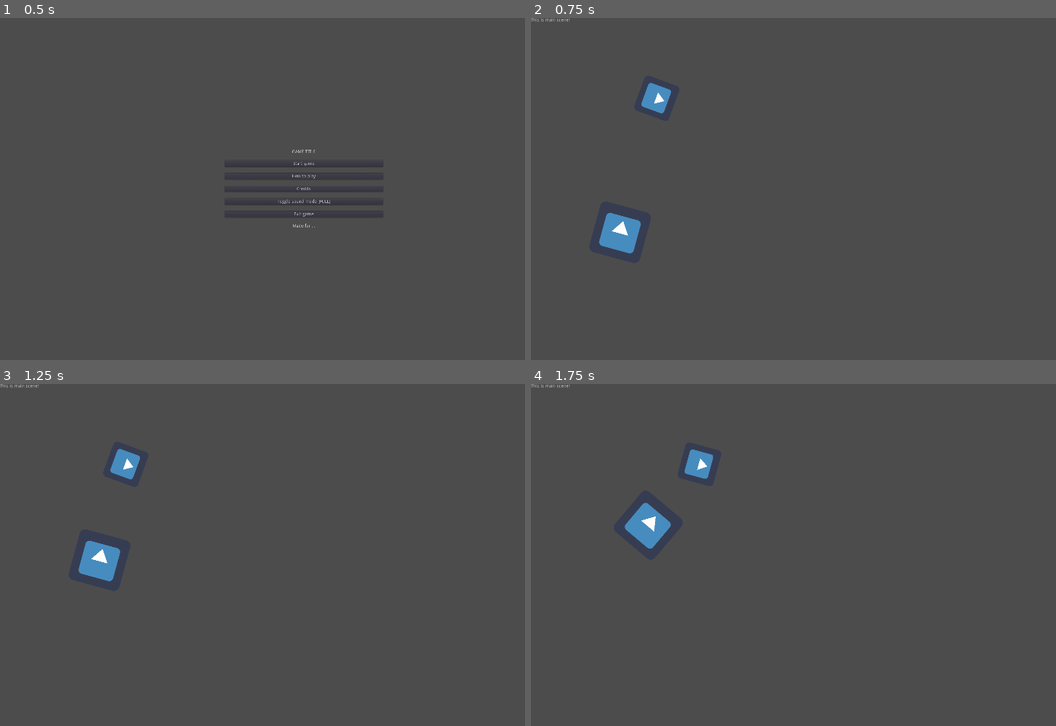
Above: before the commit, frames 1-4 (two rows, left to right).
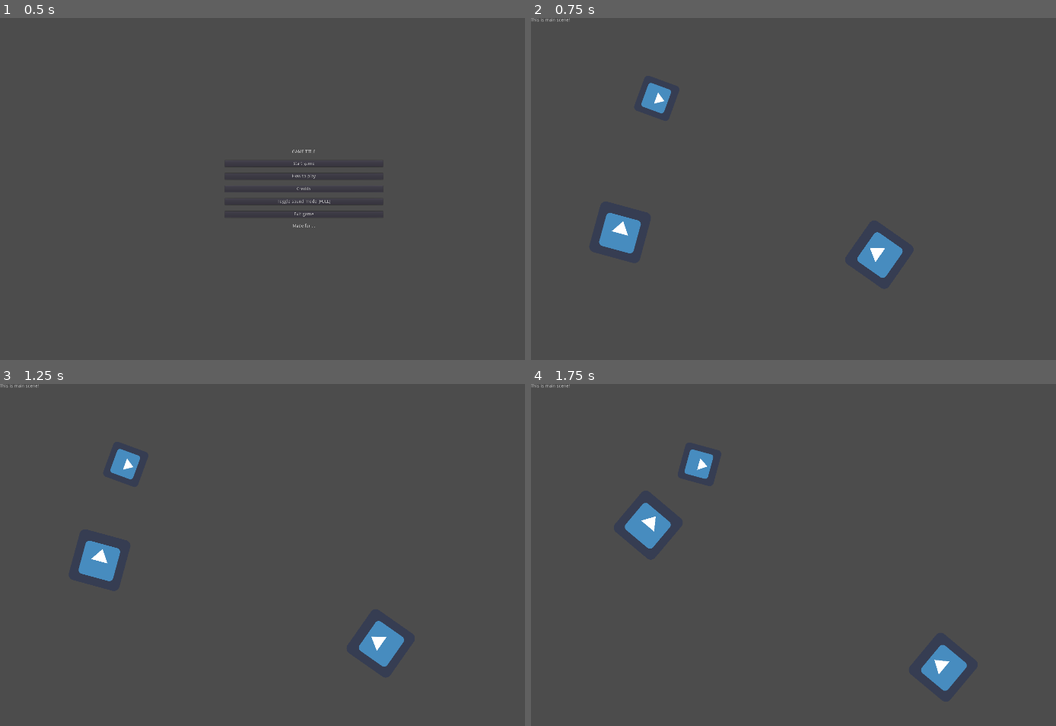
Above: after the commit, the same moments.

Repository: moisesjbc/island-jam-5
Game: Godot game, scene res://menus/main_menu/main_menu.tscn
Two runs of this game, one before a commit and one after it. Both use one fixed random seed, a clock stepped at 60 frames per second and the inputs below. The engine's default icon, where the game draws it, is replaced by a stand-in: a white triangle on a blue panel in a dark square.
Inputs (mouse positions are in pixels of both pictures, inside the frame that each line leads up to):
- Up to frame 1 (0.5 s): no input
- Up to frame 2 (0.75 s): click "Start game" at 0.5 s
- Up to frame 3 (1.25 s): no input
- Up to frame 4 (1.75 s): move the mouse to (966, 537) at 1.27 s; hold Right (ui_right) from 1.28 s (still down)

Frame 1 is identical in both runs. In frame 2, 0.7% of the frame differs, in the area x 62-71%, y 62-76%; in frame 3, 0.7%; in frame 4, 0.7%, in the area x 74-84%, y 76-90%.

Commit message:
Added dummy NPC 'rabbit'

Diff:
--- a/godot-project/game/main/main.tscn
+++ b/godot-project/game/main/main.tscn
@@ -1,10 +1,11 @@
-[gd_scene load_steps=6 format=2]
+[gd_scene load_steps=7 format=2]
 
 [ext_resource path="res://game/main/main.gd" type="Script" id=1]
 [ext_resource path="res://menus/pause_menu/pause_menu.tscn" type="PackedScene" id=2]
 [ext_resource path="res://menus/game_over_menu/game_over_menu.tscn" type="PackedScene" id=3]
 [ext_resource path="res://game/player/player.tscn" type="PackedScene" id=4]
 [ext_resource path="res://game/npc/npc_orc/npc_orc.tscn" type="PackedScene" id=5]
+[ext_resource path="res://game/npc/npm_rabbit/npc_rabbit.tscn" type="PackedScene" id=6]
 
 [node name="main" type="Node2D"]
 script = ExtResource( 1 )
@@ -28,4 +29,7 @@
 [node name="npc_orc" parent="." instance=ExtResource( 5 )]
 position = Vector2( 269.429, 721.008 )
 
+[node name="npc_rabbit" parent="." instance=ExtResource( 6 )]
+position = Vector2( 1062.54, 721.008 )
+
 [connection signal="game_over" from="." to="." method="_on_main_game_over"]
--- a/godot-project/game/npc/npc_orc/npc_orc.tscn
+++ b/godot-project/game/npc/npc_orc/npc_orc.tscn
@@ -12,8 +12,7 @@
 "speed": 5.0
 } ]
 
-[node name="npc_orc" index="0" instance=ExtResource( 1 )]
-editor/display_folded = false
+[node name="npc_orc" instance=ExtResource( 1 )]
 script = ExtResource( 2 )
 
 [node name="sprite" parent="." index="0"]
--- /dev/null
+++ b/godot-project/game/npc/npm_rabbit/npc_rabbit.gd
@@ -0,0 +1,5 @@
+extends "res://game/npc/npc.gd"
+
+
+func decide_direction(delta):
+	return  -.decide_direction(delta)
--- /dev/null
+++ b/godot-project/game/npc/npm_rabbit/npc_rabbit.tscn
@@ -0,0 +1,7 @@
+[gd_scene load_steps=3 format=2]
+
+[ext_resource path="res://game/npc/npc.tscn" type="PackedScene" id=1]
+[ext_resource path="res://game/npc/npm_rabbit/npc_rabbit.gd" type="Script" id=2]
+
+[node name="npc_rabbit" index="0" instance=ExtResource( 1 )]
+script = ExtResource( 2 )
